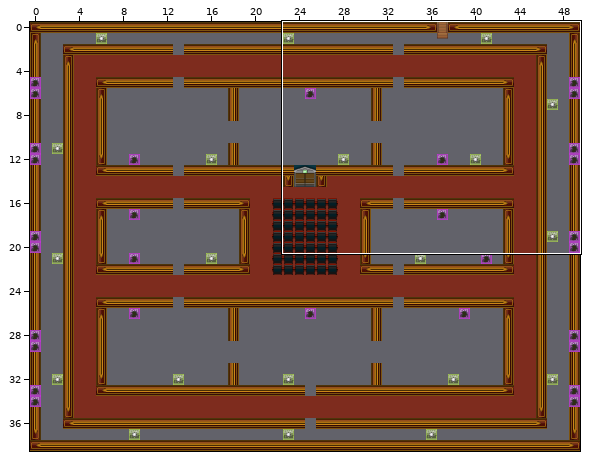
Tiled map (JSON), stored at Stage/blankomap.json. Above, an overview of the earlier version with the close-up marked.
Close-up. Before the edit:
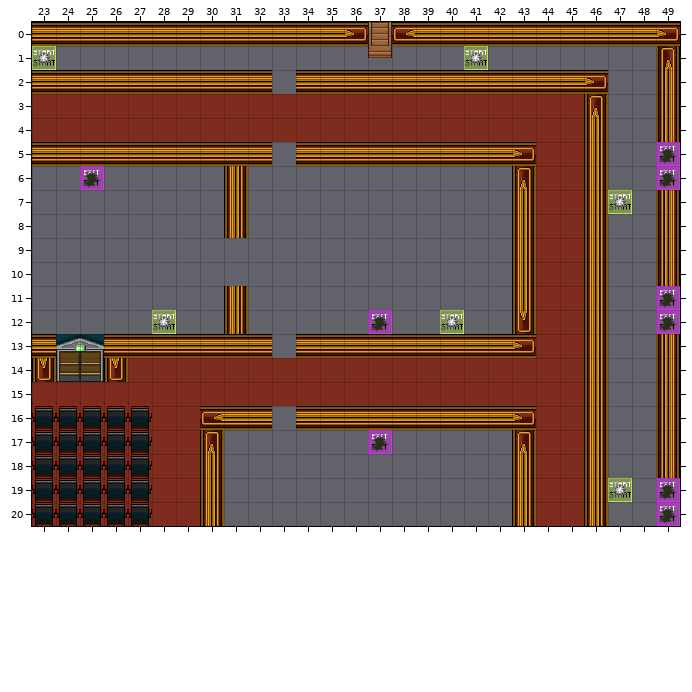
Cells are 32x32 px. Shown: x 23..49, y 0..20. The commit also changed other parts of the map, which this record leaves out.
After:
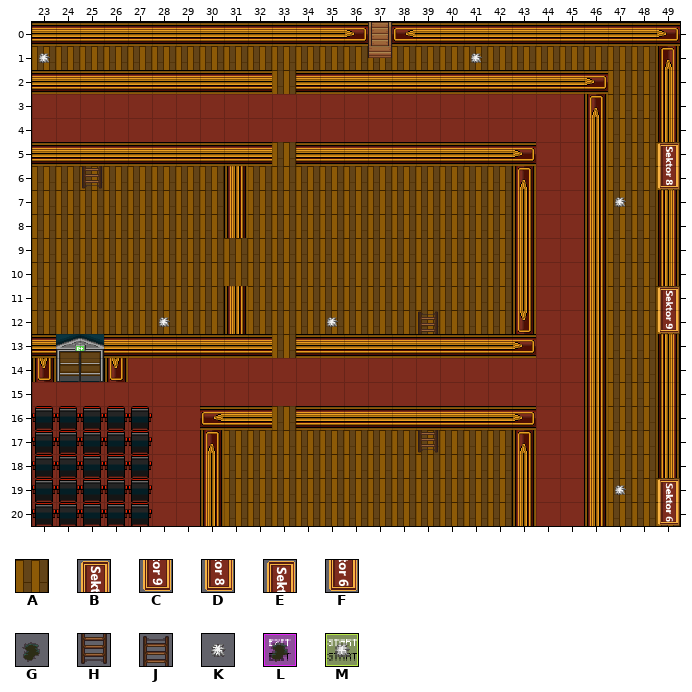
Key: from "STAGE2": A 4; from "Stage_schilder": B 22 turned 90, C 23 turned 90, D 31 turned 90, E 36 turned 90, F 47 turned 90; from "Terrain_and_Outside": G 536, H 573, J 573 flipped up-down, K 763; from "mapUtilities": L 0, M 1.
_ is an empty cell, . an unchanged one.
Tiles of an added or newly shown layer are drawn over the layers below it.
See-through tiles are keyed as they look on the map.
What changed:
--- layer "Exits/S9"
@@ x 37..37 @@
-17 L
+17 _
--- layer "Exits/S6"
@@ x 37..37 @@
-12 L
+12 _
--- layer "startspieler/startS9"
@@ x 40..40 @@
-12 M
+12 _
--- layer "Basics/Fußbodenparkett" (now shown)
@@ x 23..49 @@
- 1 __________________________.
- 2 .........._.............__.
- 3 ........................__.
- 4 ........................__.
- 5 .........._.............___
- 6 ________.___________....___
- 7 ________.___________....__.
- 8 ________.___________....__.
- 9 ____________________....__.
-10 ____________________....__.
-11 ________.___________....___
-12 ________.___________....___
-13 .........._.............__.
-14 ........................__.
-15 ........................__.
-16 .........._.............__.
-17 ........____________....__.
-18 ........____________....__.
-19 ........____________....___
-20 ........____________....___
+ 1 AAAAAAAAAAAAAAAAAAAAAAAAAA.
+ 2 ..........A.............AA.
+ 3 ........................AA.
+ 4 ........................AA.
+ 5 ..........A.............AAA
+ 6 AAAAAAAA.AAAAAAAAAAA....AAA
+ 7 AAAAAAAA.AAAAAAAAAAA....AA.
+ 8 AAAAAAAA.AAAAAAAAAAA....AA.
+ 9 AAAAAAAAAAAAAAAAAAAA....AA.
+10 AAAAAAAAAAAAAAAAAAAA....AA.
+11 AAAAAAAA.AAAAAAAAAAA....AAA
+12 AAAAAAAA.AAAAAAAAAAA....AAA
+13 ..........A.............AA.
+14 ........................AA.
+15 ........................AA.
+16 ..........A.............AA.
+17 ........AAAAAAAAAAAA....AA.
+18 ........AAAAAAAAAAAA....AA.
+19 ........AAAAAAAAAAAA....AAA
+20 ........AAAAAAAAAAAA....AAA
--- layer "Basics/Schilder"
@@ x 49..49 @@
- 5 _
- 6 _
+ 5 B
+ 6 D
@@ x 49..49 @@
-11 _
-12 _
+11 B
+12 C
@@ x 49..49 @@
-19 _
-20 _
+19 E
+20 F
--- layer "Sprungpunktmarker"
@@ x 25..49 @@
- 5 ........................G
- 6 G.......................G
+ 5 ........................_
+ 6 H......................._
@@ x 35..49 @@
-11 ..............G
-12 _.G._K........G
+11 .............._
+12 K._.J_........_
@@ x 37..39 @@
-17 G._
+17 _.H
@@ x 49..49 @@
-19 G
-20 G
+19 _
+20 _
Changed places in both close-ups, as pixel boxes (x1, y1, x2, y2):
changed: (32, 46, 680, 526)
